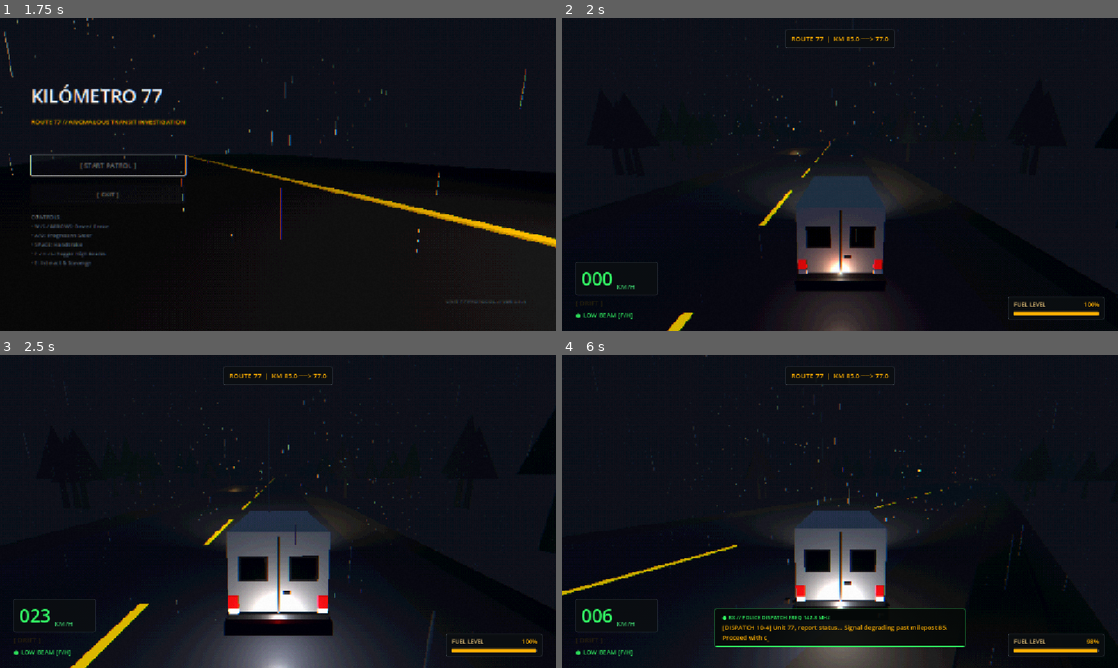
Above: before the commit, frames 1-4 (two rows, left to right).
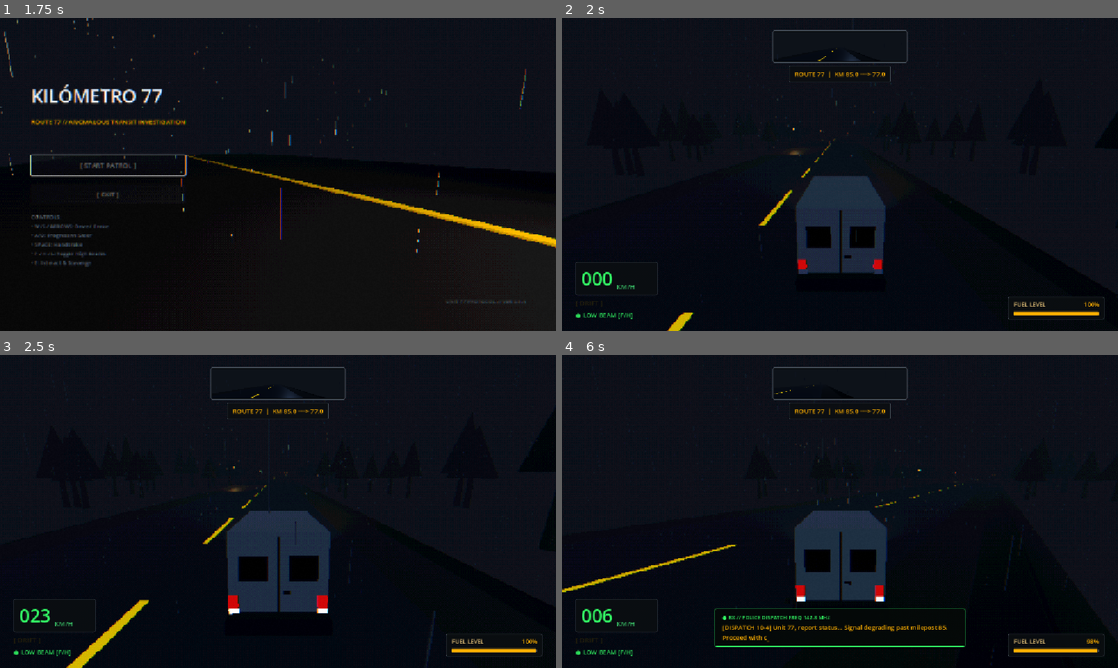
Above: after the commit, the same moments.

Repository: sebavidal10/km77
Game: Godot game, scene res://main_menu.tscn
Same seed, same stepped clock (60 frames per second), same inputs: the game is played once before the commit and once after it.
Inputs:
- Up to frame 1 (1.75 s): click "[ START PATROL ]" at 0.5 s; tap Enter at 1.25 s; hold Right (steer_right) from 1.28 s (still down); hold F (toggle_high_beams) from 1.28 s (still down); tap H at 1.55 s
- Up to frame 2 (2 s): keep holding Right (steer_right); keep holding F (toggle_high_beams)
- Up to frame 3 (2.5 s): release Right (steer_right) at 2.03 s; release F (toggle_high_beams) at 2.03 s; hold S (brake) from 2.03 s (still down); tap H at 2.1 s; tap L at 2.3 s
- Up to frame 4 (6 s): release S (brake) at 2.78 s; hold Right (steer_right) 2.78-3.53 s; hold F (toggle_high_beams) 2.78-3.53 s; tap L at 2.85, 4.55, 5.85 s; hold W (accelerate) 3.53-4.28 s; tap E (interact) at 3.6 s; tap H at 3.8, 5.1 s; hold F (toggle_high_beams) 4.28-5.03 s; hold A (steer_left) 4.28-5.78 s; tap F (toggle_high_beams) at 5.3 s; hold S (brake) from 5.78 s (still down)

Frame 1 is identical in both runs. In frame 2, 5.4% of the frame differs, in the area x 26-78%, y 3-100%; in frame 3, 10%, in the area x 4-96%, y 3-100%; in frame 4, 7.8%.

Commit message:
feat(vehicle): fix headlight orientation/beam toggle and add functional rear-view mirror viewport

Diff:
--- a/hud.gd
+++ b/hud.gd
@@ -17,6 +17,7 @@
 @onready var speed_value_label: Label = %SpeedValue
 @onready var drift_badge: Label = %DriftBadge
 @onready var headlight_badge: Label = %HeadlightBadge
+@onready var rear_mirror_camera: Camera3D = %RearMirrorCamera
 @onready var route_label: Label = %RouteLabel
 @onready var fuel_bar: ProgressBar = %FuelBar
 @onready var fuel_percent_label: Label = %FuelPercent
@@ -146,6 +147,22 @@
 
 	# Direct sync fallback to ensure 100% visual responsiveness
 	_sync_van_state()
+
+	# Synchronize retro rear-view mirror camera to vehicle orientation
+	_update_rear_mirror()
+
+func _update_rear_mirror() -> void:
+	if not rear_mirror_camera or not is_instance_valid(rear_mirror_camera):
+		return
+	if not target_van or not is_instance_valid(target_van):
+		return
+	var mount: Marker3D = target_van.get_node_or_null("RearMirrorMount") as Marker3D
+	if mount and is_instance_valid(mount):
+		rear_mirror_camera.global_transform = mount.global_transform
+	else:
+		var van_basis := target_van.global_transform.basis
+		rear_mirror_camera.global_position = target_van.global_position + (van_basis * Vector3(0.0, 1.95, 2.22))
+		rear_mirror_camera.global_transform.basis = van_basis * Basis(Vector3.UP, PI)
 
 func _process_forensic_log(delta: float) -> void:
 	if not forensic_panel or not forensic_panel.visible:
--- a/hud.tscn
+++ b/hud.tscn
@@ -1,6 +1,26 @@
 [gd_scene format=3 uid="uid://c7m5e3w8n5hud"]
 
 [ext_resource type="Script" path="res://hud.gd" id="1_hud"]
+[ext_resource type="Shader" path="res://shaders/mirror_flip.gdshader" id="2_mirror_shader"]
+
+[sub_resource type="ShaderMaterial" id="ShaderMaterial_mirror"]
+shader = ExtResource("2_mirror_shader")
+
+[sub_resource type="StyleBoxFlat" id="StyleBoxFlat_mirror_frame"]
+content_margin_left = 3.0
+content_margin_top = 3.0
+content_margin_right = 3.0
+content_margin_bottom = 3.0
+bg_color = Color(0.02, 0.025, 0.03, 0.95)
+border_width_left = 2
+border_width_top = 2
+border_width_right = 2
+border_width_bottom = 2
+border_color = Color(0.28, 0.32, 0.36, 0.85)
+corner_radius_top_left = 4
+corner_radius_top_right = 4
+corner_radius_bottom_right = 4
+corner_radius_bottom_left = 4
 
 [sub_resource type="StyleBoxFlat" id="StyleBoxFlat_panel"]
 content_margin_left = 12.0
@@ -72,26 +92,52 @@
 [node name="Control" type="Control" parent="MarginContainer" unique_id=1738291052]
 layout_mode = 2
 
-[node name="TopCenter" type="HBoxContainer" parent="MarginContainer/Control" unique_id=983210412]
+[node name="TopCenter" type="VBoxContainer" parent="MarginContainer/Control" unique_id=983210412]
 layout_mode = 1
 anchors_preset = 5
 anchor_left = 0.5
 anchor_right = 0.5
-offset_left = -160.0
-offset_right = 160.0
-offset_bottom = 38.0
-grow_horizontal = 2
+offset_left = -140.0
+offset_right = 140.0
+offset_bottom = 110.0
+grow_horizontal = 2
+theme_override_constants/separation = 6
 alignment = 1
 
+[node name="RearMirrorFrame" type="PanelContainer" parent="MarginContainer/Control/TopCenter" unique_id=983210413]
+custom_minimum_size = Vector2(280, 68)
+layout_mode = 2
+size_flags_horizontal = 4
+theme_override_styles/panel = SubResource("StyleBoxFlat_mirror_frame")
+
+[node name="RearMirrorContainer" type="SubViewportContainer" parent="MarginContainer/Control/TopCenter/RearMirrorFrame" unique_id=983210414]
+material = SubResource("ShaderMaterial_mirror")
+custom_minimum_size = Vector2(274, 62)
+layout_mode = 2
+stretch = true
+
+[node name="RearMirrorViewport" type="SubViewport" parent="MarginContainer/Control/TopCenter/RearMirrorFrame/RearMirrorContainer" unique_id=983210415]
+handle_input_locally = false
+size = Vector2i(274, 62)
+render_target_update_mode = 4
+
+[node name="RearMirrorCamera" type="Camera3D" parent="MarginContainer/Control/TopCenter/RearMirrorFrame/RearMirrorContainer/RearMirrorViewport" unique_id=983210416]
+unique_name_in_owner = true
+current = true
+fov = 68.0
+near = 0.25
+far = 160.0
+
 [node name="RoutePanel" type="PanelContainer" parent="MarginContainer/Control/TopCenter" unique_id=34120912]
 layout_mode = 2
+size_flags_horizontal = 4
 theme_override_styles/panel = SubResource("StyleBoxFlat_panel")
 
 [node name="RouteLabel" type="Label" parent="MarginContainer/Control/TopCenter/RoutePanel" unique_id=89234120]
 unique_name_in_owner = true
 layout_mode = 2
 theme_override_colors/font_color = Color(1, 0.69, 0, 1)
-theme_override_font_sizes/font_size = 14
+theme_override_font_sizes/font_size = 13
 text = "ROUTE 77  |  KM 85.0 ──> 77.0"
 horizontal_alignment = 1
 
--- /dev/null
+++ b/shaders/mirror_flip.gdshader
@@ -0,0 +1,6 @@
+shader_type canvas_item;
+
+void fragment() {
+	// Horizontally flip mirror texture to replicate physical vehicle rear-view reflection
+	COLOR = texture(TEXTURE, vec2(1.0 - UV.x, UV.y));
+}
--- a/van.gd
+++ b/van.gd
@@ -71,23 +71,22 @@
 
 @export_group("Headlight Beams")
 ## Whether high beams are currently active.
-@export var is_high_beams_active: bool = false
+@export var is_high_beam: bool = false
+var is_high_beams_active: bool:
+	get: return is_high_beam
+	set(val): is_high_beam = val
 ## Low beam spot range (meters).
-@export var low_beam_range: float = 65.0
+@export var low_beam_range: float = 42.0
 ## Low beam cone angle (degrees).
-@export var low_beam_angle: float = 58.0
+@export var low_beam_angle: float = 48.0
 ## Low beam intensity energy.
-@export var low_beam_energy: float = 8.5
-## Low beam downward pitch in degrees (illuminates road surface).
-@export var low_beam_pitch_deg: float = 0.0
+@export var low_beam_energy: float = 2.2
 ## High beam spot range (meters).
-@export var high_beam_range: float = 130.0
+@export var high_beam_range: float = 85.0
 ## High beam cone angle (degrees).
-@export var high_beam_angle: float = 38.0
+@export var high_beam_angle: float = 32.0
 ## High beam intensity energy.
-@export var high_beam_energy: float = 16.0
-## High beam downward pitch in degrees (pierces far down highway).
-@export var high_beam_pitch_deg: float = 0.0
+@export var high_beam_energy: float = 5.0
 
 @export_group("Reverse & Coasting")
 ## Maximum reverse speed in m/s (approx 45 km/h).
@@ -200,16 +199,13 @@
 @onready var visual_mesh: MeshInstance3D = _find_visual_mesh()
 @onready var headlight_left: SpotLight3D = _find_headlight_left()
 @onready var headlight_right: SpotLight3D = _find_headlight_right()
-@onready var headlight_ground_fill: SpotLight3D = _find_headlight_ground_fill()
 @onready var headlight_left_mesh: MeshInstance3D = get_node_or_null("VisualRoot/HeadlightLeftMesh") as MeshInstance3D
 @onready var headlight_right_mesh: MeshInstance3D = get_node_or_null("VisualRoot/HeadlightRightMesh") as MeshInstance3D
 @onready var taillight_left: MeshInstance3D = _find_taillight_left()
 @onready var taillight_right: MeshInstance3D = _find_taillight_right()
-@onready var brake_omni_light: OmniLight3D = get_node_or_null("BrakeLight") as OmniLight3D
-@onready var reverse_omni_light: OmniLight3D = get_node_or_null("ReverseLight") as OmniLight3D
-@onready var license_plate_light: OmniLight3D = get_node_or_null("LicensePlateLight") as OmniLight3D
 @onready var reverse_light_left: MeshInstance3D = _find_reverse_light_left()
 @onready var reverse_light_right: MeshInstance3D = _find_reverse_light_right()
+var headlights: Array[SpotLight3D] = []
 
 @onready var wheel_fl: Node3D = get_node_or_null("VisualRoot/WheelFL") as Node3D
 @onready var wheel_fr: Node3D = get_node_or_null("VisualRoot/WheelFR") as Node3D
@@ -253,14 +249,6 @@
 		light = visual_root.get_node_or_null("HeadlightRight") as SpotLight3D
 	if not light:
 		light = find_child("HeadlightRight", true, false) as SpotLight3D
-	return light
-
-func _find_headlight_ground_fill() -> SpotLight3D:
-	var light := get_node_or_null("HeadlightGroundFill") as SpotLight3D
-	if not light and visual_root:
-		light = visual_root.get_node_or_null("HeadlightGroundFill") as SpotLight3D
-	if not light:
-		light = find_child("HeadlightGroundFill", true, false) as SpotLight3D
 	return light
 
 func _find_taillight_left() -> MeshInstance3D:
@@ -291,8 +279,14 @@
 	var tree := get_tree()
 	if tree and tree.current_scene:
 		_world_env = tree.current_scene.get_node_or_null("WorldEnvironment") as WorldEnvironment
+	headlights.clear()
+	if headlight_left:
+		headlights.append(headlight_left)
+	if headlight_right:
+		headlights.append(headlight_right)
+
 	_apply_headlight_mode_instant()
-	headlights_mode_changed.emit(is_high_beams_active)
+	headlights_mode_changed.emit(is_high_beam)
 
 	current_kilometer = starting_kilometer
 	fuel_changed.emit(current_fuel, max_fuel)
@@ -333,12 +327,12 @@
 	_create_mud_particles()
 
 func _unhandled_input(event: InputEvent) -> void:
-	if event.is_action_pressed("toggle_high_beams") and not event.is_echo():
-		toggle_high_beams()
+	if event.is_action_pressed("toggle_high_beams") or (event is InputEventKey and event.pressed and not event.is_echo() and (event.keycode == KEY_F or event.keycode == KEY_H or event.keycode == KEY_L or event.physical_keycode == KEY_F or event.physical_keycode == KEY_H or event.physical_keycode == KEY_L)):
+		toggle_headlights()
 
 func _physics_process(delta: float) -> void:
 	if Input.is_action_just_pressed("toggle_high_beams"):
-		toggle_high_beams()
+		toggle_headlights()
 
 	is_drifting = Input.is_action_pressed("handbrake")
 
@@ -448,18 +442,10 @@
 			headlight_left.light_energy = move_toward(headlight_left.light_energy, 0.0, 6.0 * delta)
 		if headlight_right and not right_headlight_broken:
 			headlight_right.light_energy = move_toward(headlight_right.light_energy, 0.0, 6.0 * delta)
-		if headlight_ground_fill:
-			headlight_ground_fill.light_energy = move_toward(headlight_ground_fill.light_energy, 0.0, 6.0 * delta)
 		if _taillight_mat:
 			_taillight_mat.emission_energy_multiplier = move_toward(_taillight_mat.emission_energy_multiplier, 0.0, 3.5 * delta)
-		if brake_omni_light:
-			brake_omni_light.light_energy = move_toward(brake_omni_light.light_energy, 0.0, 3.5 * delta)
 		if _reverse_light_mat:
 			_reverse_light_mat.emission_energy_multiplier = move_toward(_reverse_light_mat.emission_energy_multiplier, 0.0, 3.5 * delta)
-		if reverse_omni_light:
-			reverse_omni_light.light_energy = move_toward(reverse_omni_light.light_energy, 0.0, 3.5 * delta)
-		if license_plate_light:
-			license_plate_light.light_energy = move_toward(license_plate_light.light_energy, 0.0, 3.5 * delta)
 
 		_collapse_timer += delta
 		if _collapse_timer >= 2.2:
@@ -469,14 +455,6 @@
 				headlight_left.visible = false
 			if headlight_right:
 				headlight_right.visible = false
-			if headlight_ground_fill:
-				headlight_ground_fill.visible = false
-			if brake_omni_light:
-				brake_omni_light.visible = false
-			if reverse_omni_light:
-				reverse_omni_light.visible = false
-			if license_plate_light:
-				license_plate_light.visible = false
 	elif _collapse_stage == 2:
 		# Silence and static in the pitch dark
 		_collapse_timer += delta
@@ -506,32 +484,20 @@
 	engine_health_changed.emit(current_engine_health, max_engine_health)
 
 	# 4. Restore headlights and taillights
-	is_high_beams_active = false
+	is_high_beam = false
 	left_headlight_broken = false
 	right_headlight_broken = false
 	if headlight_left:
 		headlight_left.visible = true
 	if headlight_right:
 		headlight_right.visible = true
-	if headlight_ground_fill:
-		headlight_ground_fill.visible = true
-		headlight_ground_fill.light_energy = 7.5
 	_apply_headlight_mode_instant()
-	headlights_mode_changed.emit(is_high_beams_active)
+	headlights_mode_changed.emit(is_high_beam)
 
 	if _taillight_mat:
 		_taillight_mat.emission_energy_multiplier = 0.8
-	if brake_omni_light:
-		brake_omni_light.visible = true
-		brake_omni_light.light_energy = 0.35
 	if _reverse_light_mat:
 		_reverse_light_mat.emission_energy_multiplier = 0.0
-	if reverse_omni_light:
-		reverse_omni_light.visible = true
-		reverse_omni_light.light_energy = 0.0
-	if license_plate_light:
-		license_plate_light.visible = true
-		license_plate_light.light_energy = 0.6
 
 	_wheel_roll_angle = 0.0
 	_process_wheel_transformations(0.0)
@@ -649,40 +615,26 @@
 			if headlight_right and not right_headlight_broken:
 				headlight_right.visible = true
 
-	# Dynamic rear tail & reactive brake lights
+	# Dynamic rear tail & reactive brake lights (pure emissive meshes, NO omni bleed)
 	if not is_stalled:
 		var is_braking: bool = (Input.is_action_pressed("brake") and forward_speed_state > 0.2) or Input.is_action_pressed("handbrake")
-		var target_emission: float = 4.5 if is_braking else 0.8
-		var target_omni: float = 3.5 if is_braking else 0.25
+		var target_emission: float = 4.0 if is_braking else 0.8
 		if _taillight_mat:
 			_taillight_mat.emission_energy_multiplier = move_toward(
 				_taillight_mat.emission_energy_multiplier,
 				target_emission,
 				14.0 * delta
 			)
-		if brake_omni_light:
-			brake_omni_light.light_energy = move_toward(
-				brake_omni_light.light_energy,
-				target_omni,
-				12.0 * delta
-			)
-
-		# Active reverse lights: bright white rear light and illumination when reversing
+
+		# Active reverse lights: bright white rear emissive lenses when reversing
 		var throttle := Input.get_axis("brake", "accelerate")
 		var is_reversing: bool = (forward_speed_state < -0.1) or (throttle < -0.05 and forward_speed_state <= 0.4)
 		var target_reverse_emission: float = 3.5 if is_reversing else 0.0
-		var target_reverse_omni: float = 2.0 if is_reversing else 0.0
 		if _reverse_light_mat:
 			_reverse_light_mat.emission_energy_multiplier = move_toward(
 				_reverse_light_mat.emission_energy_multiplier,
 				target_reverse_emission,
 				14.0 * delta
-			)
-		if reverse_omni_light:
-			reverse_omni_light.light_energy = move_toward(
-				reverse_omni_light.light_energy,
-				target_reverse_omni,
-				12.0 * delta
 			)
 
 	# Process headlight low/high beam transition & fog backscatter
@@ -748,77 +700,66 @@
 			InputMap.action_add_event("toggle_high_beams", ev)
 
 ## Toggles between low beam and high beam headlights.
+func toggle_headlights() -> void:
+	is_high_beam = not is_high_beam
+	_apply_headlight_mode_instant()
+	headlights_mode_changed.emit(is_high_beam)
+
+## Backward compatibility alias for toggle_headlights.
 func toggle_high_beams() -> void:
-	is_high_beams_active = not is_high_beams_active
-	headlights_mode_changed.emit(is_high_beams_active)
+	toggle_headlights()
 
 ## Instantly sets headlight parameters to current beam mode without smoothing.
 func _apply_headlight_mode_instant() -> void:
-	var target_range: float = high_beam_range if is_high_beams_active else low_beam_range
-	var target_angle: float = high_beam_angle if is_high_beams_active else low_beam_angle
-	var target_energy: float = high_beam_energy if is_high_beams_active else low_beam_energy
-	var target_pitch: float = deg_to_rad(high_beam_pitch_deg if is_high_beams_active else low_beam_pitch_deg)
-	var target_mesh_emission: float = 6.5 if is_high_beams_active else 3.2
-	var target_fog_energy: float = 5.5 if is_high_beams_active else 3.8
-	var target_fill_energy: float = 10.5 if is_high_beams_active else 7.5
+	var target_range: float = high_beam_range if is_high_beam else low_beam_range
+	var target_angle: float = high_beam_angle if is_high_beam else low_beam_angle
+	var target_energy: float = high_beam_energy if is_high_beam else low_beam_energy
+	var target_fog_energy: float = 4.5 if is_high_beam else 2.0
+	var target_mesh_emission: float = 5.0 if is_high_beam else 2.2
 
 	if headlight_left and not left_headlight_broken:
-		headlight_left.rotation = Vector3(target_pitch, 0.0, 0.0)
+		headlight_left.rotation = Vector3.ZERO
 		headlight_left.spot_range = target_range
 		headlight_left.spot_angle = target_angle
 		headlight_left.light_energy = target_energy
 		headlight_left.light_volumetric_fog_energy = target_fog_energy
 	if headlight_right and not right_headlight_broken:
-		headlight_right.rotation = Vector3(target_pitch, 0.0, 0.0)
+		headlight_right.rotation = Vector3.ZERO
 		headlight_right.spot_range = target_range
 		headlight_right.spot_angle = target_angle
 		headlight_right.light_energy = target_energy
 		headlight_right.light_volumetric_fog_energy = target_fog_energy
-	if headlight_ground_fill:
-		headlight_ground_fill.rotation = Vector3.ZERO
-		headlight_ground_fill.light_energy = target_fill_energy
-		headlight_ground_fill.light_volumetric_fog_energy = 2.0
 	if _headlight_mat:
 		_headlight_mat.emission_energy_multiplier = target_mesh_emission
 
-## Smoothly interpolates beam range, angle, intensity, pitch angle, and fog backscatter.
+## Smoothly interpolates beam range, angle, intensity, and fog backscatter.
 func _process_headlight_beams(delta: float) -> void:
 	if not _world_env:
 		var tree := get_tree()
 		if tree and tree.current_scene:
 			_world_env = tree.current_scene.get_node_or_null("WorldEnvironment") as WorldEnvironment
 
-	var target_range: float = high_beam_range if is_high_beams_active else low_beam_range
-	var target_angle: float = high_beam_angle if is_high_beams_active else low_beam_angle
-	var target_energy: float = high_beam_energy if is_high_beams_active else low_beam_energy
-	var target_pitch: float = deg_to_rad(high_beam_pitch_deg if is_high_beams_active else low_beam_pitch_deg)
-	var target_mesh_emission: float = 6.5 if is_high_beams_active else 3.2
-	var target_fog_energy: float = 5.5 if is_high_beams_active else 3.8
-	var target_fill_energy: float = 10.5 if is_high_beams_active else 7.5
+	var target_range: float = high_beam_range if is_high_beam else low_beam_range
+	var target_angle: float = high_beam_angle if is_high_beam else low_beam_angle
+	var target_energy: float = high_beam_energy if is_high_beam else low_beam_energy
+	var target_fog_energy: float = 4.5 if is_high_beam else 2.0
+	var target_mesh_emission: float = 5.0 if is_high_beam else 2.2
 
 	if not is_stalled:
 		if headlight_left and not left_headlight_broken:
-			headlight_left.rotation.x = move_toward(headlight_left.rotation.x, target_pitch, 8.0 * delta)
-			headlight_left.rotation.y = 0.0
-			headlight_left.rotation.z = 0.0
+			headlight_left.rotation = Vector3.ZERO
 			headlight_left.spot_range = move_toward(headlight_left.spot_range, target_range, 90.0 * delta)
 			headlight_left.spot_angle = move_toward(headlight_left.spot_angle, target_angle, 45.0 * delta)
 			headlight_left.light_volumetric_fog_energy = target_fog_energy
 			if not _is_flickering_glitch:
 				headlight_left.light_energy = move_toward(headlight_left.light_energy, target_energy, 18.0 * delta)
 		if headlight_right and not right_headlight_broken:
-			headlight_right.rotation.x = move_toward(headlight_right.rotation.x, target_pitch, 8.0 * delta)
-			headlight_right.rotation.y = 0.0
-			headlight_right.rotation.z = 0.0
+			headlight_right.rotation = Vector3.ZERO
 			headlight_right.spot_range = move_toward(headlight_right.spot_range, target_range, 90.0 * delta)
 			headlight_right.spot_angle = move_toward(headlight_right.spot_angle, target_angle, 45.0 * delta)
 			headlight_right.light_volumetric_fog_energy = target_fog_energy
 			if not _is_flickering_glitch:
 				headlight_right.light_energy = move_toward(headlight_right.light_energy, target_energy, 18.0 * delta)
-
-		if headlight_ground_fill:
-			headlight_ground_fill.rotation = Vector3.ZERO
-			headlight_ground_fill.light_energy = move_toward(headlight_ground_fill.light_energy, target_fill_energy, 14.0 * delta)
 
 		if _headlight_mat:
 			_headlight_mat.emission_energy_multiplier = move_toward(
@@ -829,7 +770,7 @@
 
 	# Volumetric fog backscatter effect: high beams illuminate atmospheric fog layers
 	if _world_env and _world_env.environment and not _is_fog_anomaly:
-		var target_density: float = 0.055 if is_high_beams_active else 0.040
+		var target_density: float = 0.055 if is_high_beam else 0.040
 		_world_env.environment.volumetric_fog_density = move_toward(
 			_world_env.environment.volumetric_fog_density,
 			target_density,
@@ -931,7 +872,7 @@
 		is_stalled = false
 	engine_health_changed.emit(current_engine_health, max_engine_health)
 
-	var current_energy: float = high_beam_energy if is_high_beams_active else low_beam_energy
+	var current_energy: float = high_beam_energy if is_high_beam else low_beam_energy
 	if left_headlight_broken and headlight_left:
 		left_headlight_broken = false
 		headlight_left.visible = true
--- a/van.tscn
+++ b/van.tscn
@@ -3,7 +3,7 @@
 [ext_resource type="Script" uid="uid://sqcs05103pki" path="res://van.gd" id="1_van"]
 
 [sub_resource type="BoxShape3D" id="BoxShape3D_van_body"]
-size = Vector3(1.85, 1.45, 4.3)
+size = Vector3(1.85, 1.35, 4.1)
 
 [sub_resource type="SphereShape3D" id="SphereShape3D_wheel"]
 radius = 0.35
@@ -211,11 +211,11 @@
 floor_block_on_wall = false
 floor_max_angle = 0.872665
 floor_snap_length = 0.25
-safe_margin = 0.08
+safe_margin = 0.005
 script = ExtResource("1_van")
 
 [node name="CollisionShape3D" type="CollisionShape3D" parent="." unique_id=2139074407]
-transform = Transform3D(1, 0, 0, 0, 1, 0, 0, 0, 1, 0, 1.25, 0)
+transform = Transform3D(1, 0, 0, 0, 1, 0, 0, 0, 1, 0, 1.35, 0)
 shape = SubResource("BoxShape3D_van_body")
 
 [node name="WheelColFL" type="CollisionShape3D" parent="." unique_id=2139074408]
@@ -238,50 +238,23 @@
 transform = Transform3D(1, 0, 0, 0, 1, 0, 0, 0, 1, 0, 3.3, 6.2)
 
 [node name="HeadlightLeft" type="SpotLight3D" parent="." unique_id=615601642]
-transform = Transform3D(1, 0, 0, 0, 1, 0, 0, 0, 1, -0.72, 0.82, -2.35)
+transform = Transform3D(1, 0, 0, 0, 1, 0, 0, 0, 1, -0.65, 0.65, -2.15)
 light_color = Color(1, 0.96, 0.88, 1)
-light_energy = 8.5
-spot_range = 65.0
-spot_angle = 58.0
-light_volumetric_fog_energy = 3.8
+light_energy = 2.2
+spot_range = 42.0
+spot_angle = 48.0
+light_volumetric_fog_energy = 2.0
 
 [node name="HeadlightRight" type="SpotLight3D" parent="." unique_id=608761848]
-transform = Transform3D(1, 0, 0, 0, 1, 0, 0, 0, 1, 0.72, 0.82, -2.35)
+transform = Transform3D(1, 0, 0, 0, 1, 0, 0, 0, 1, 0.65, 0.65, -2.15)
 light_color = Color(1, 0.96, 0.88, 1)
-light_energy = 8.5
-spot_range = 65.0
-spot_angle = 58.0
-light_volumetric_fog_energy = 3.8
-
-[node name="HeadlightGroundFill" type="SpotLight3D" parent="." unique_id=615601643]
-transform = Transform3D(1, 0, 0, 0, 1, 0, 0, 0, 1, 0, 0.85, -2.15)
-light_color = Color(1, 0.96, 0.88, 1)
-light_energy = 7.5
-spot_range = 35.0
-spot_angle = 75.0
-spot_attenuation = 1.2
+light_energy = 2.2
+spot_range = 42.0
+spot_angle = 48.0
 light_volumetric_fog_energy = 2.0
 
-[node name="BrakeLight" type="OmniLight3D" parent="." unique_id=615601652]
-transform = Transform3D(1, 0, 0, 0, 1, 0, 0, 0, 1, 0, 0.75, 2.35)
-light_color = Color(1, 0.08, 0.08, 1)
-light_energy = 0.35
-omni_range = 6.5
-omni_attenuation = 1.4
-
-[node name="ReverseLight" type="OmniLight3D" parent="." unique_id=615601653]
-transform = Transform3D(1, 0, 0, 0, 1, 0, 0, 0, 1, 0, 0.65, 2.35)
-light_color = Color(0.9, 0.95, 1, 1)
-light_energy = 0.0
-omni_range = 7.0
-omni_attenuation = 1.5
-
-[node name="LicensePlateLight" type="OmniLight3D" parent="." unique_id=615601654]
-transform = Transform3D(1, 0, 0, 0, 1, 0, 0, 0, 1, 0, 0.65, 2.32)
-light_color = Color(0.95, 0.92, 0.82, 1)
-light_energy = 0.6
-omni_range = 2.4
-omni_attenuation = 1.5
+[node name="RearMirrorMount" type="Marker3D" parent="." unique_id=615601655]
+transform = Transform3D(-1, 0, -8.74228e-08, 0, 1, 0, 8.74228e-08, 0, -1, 0, 1.95, 2.22)
 
 [node name="VisualRoot" type="Node3D" parent="." unique_id=615601660]
 
